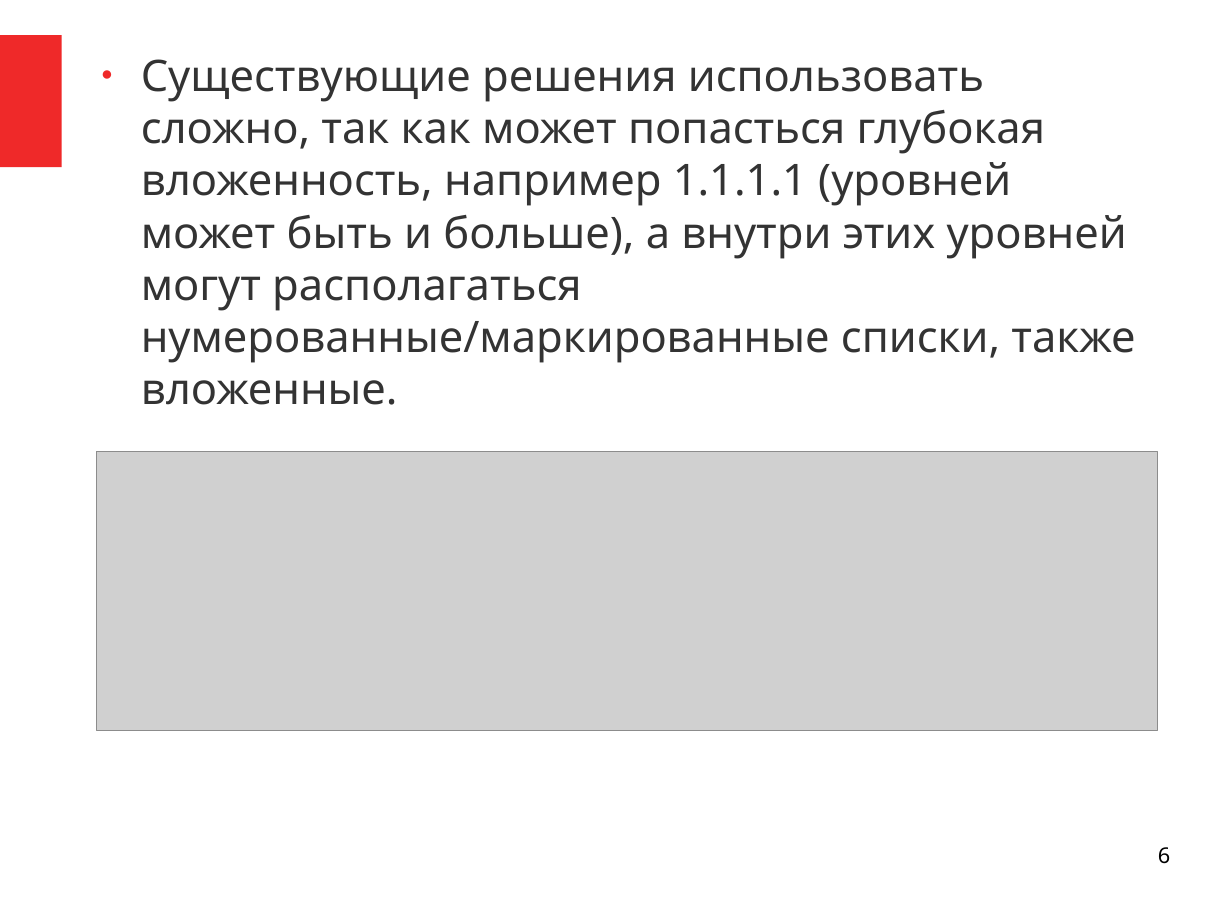
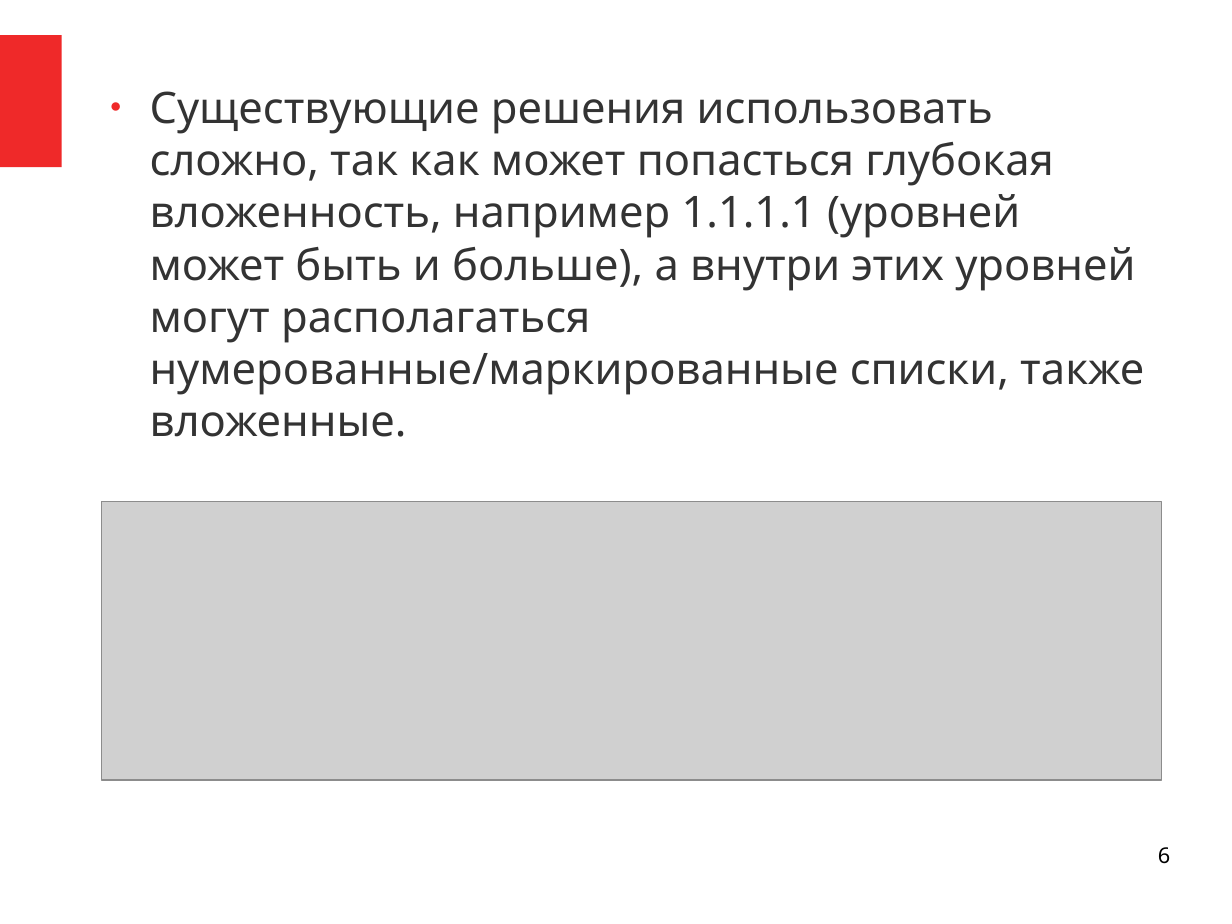
Before and after one commit to NastyBoget/document_structure_extraction, a slide deck: slide 6 of статьи/защита.odp. Drawn at 1232x924 pixels with LibreOffice and Linux fonts; fonts in the diff are those of the drawing; grey boxes stand for pictures. Boxes give left, top, right and bottom in pixels: in the first picture for what was removed or moved away, otherwise in the second. Text is boxed around its words. In the diff, an @@ line names an element or a change of style, - is before the commit and + after.

```diff
--- a/статьи/защита.odp
+++ b/статьи/защита.odp
@@ text "Существующие решения использовать сложно, так ..." moved from (x1=141, y1=59, x2=1135, y2=405) to (x1=150, y1=91, x2=1144, y2=437) @@
@@ picture moved from (x1=97, y1=452, x2=1158, y2=730) to (x1=102, y1=502, x2=1163, y2=780) @@
```
Also in this commit, not shown: 8 other slides changed, 2 slides added, 4 slides removed, 5 other files.
